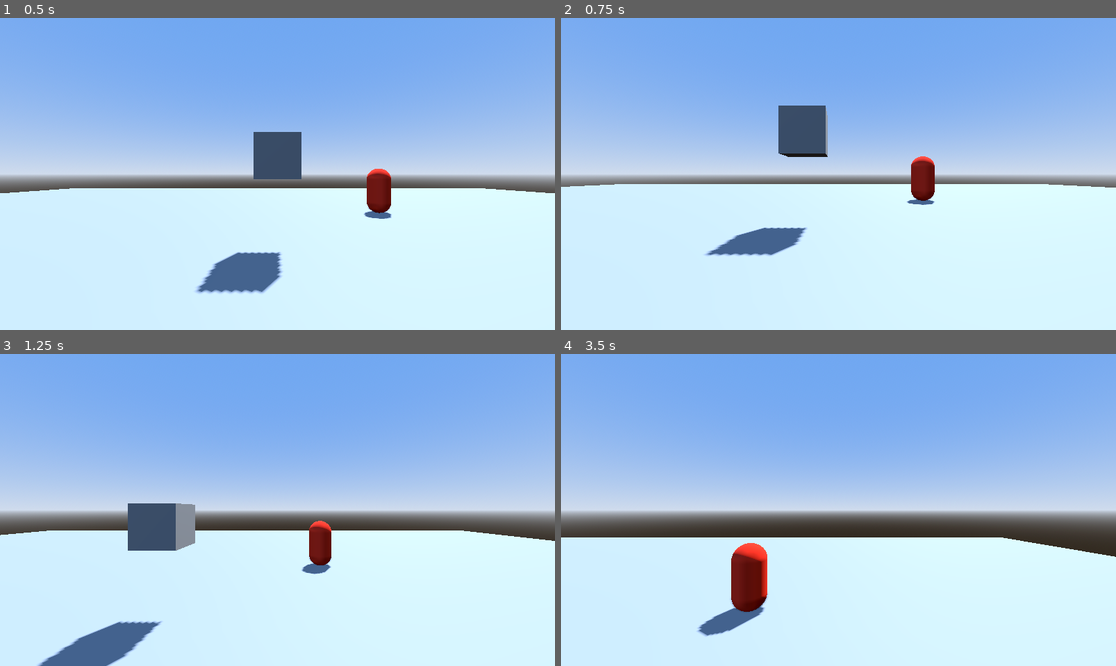
Above: before the commit, frames 1-4 (two rows, left to right).
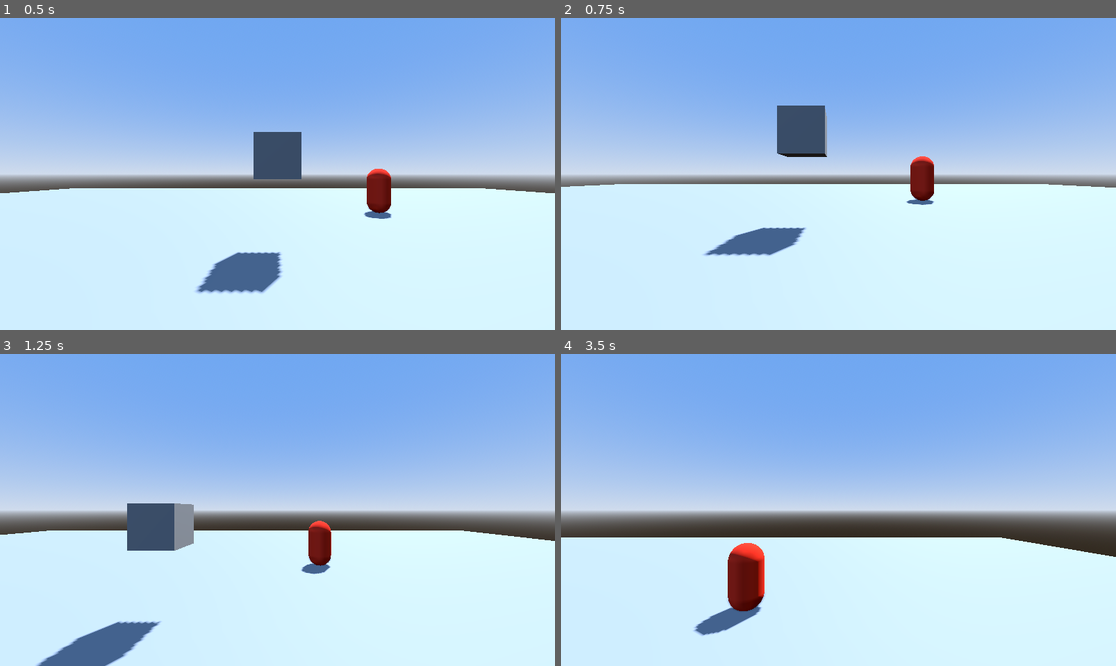
Above: after the commit, the same moments.

Repository: SlipperyMarker/UndeadsAwaitFirstExperiment
Game: Godot game, scene res://Scene/TestingGround.tscn
Two runs of this game, one before a commit and one after it. Both use one fixed random seed, a clock stepped at 60 frames per second and the inputs below.
Inputs (mouse positions are in pixels of both pictures, inside the frame that each line leads up to):
- Up to frame 1 (0.5 s): no input
- Up to frame 2 (0.75 s): tap Enter at 0.5 s; move the mouse to (960, 158) at 0.52 s; hold D (MoveRight) from 0.53 s (still down); tap Ctrl (Crouch) at 0.6 s
- Up to frame 3 (1.25 s): keep holding D (MoveRight); tap Space (Jump) at 0.77 s
- Up to frame 4 (3.5 s): move the mouse to (727, 525) at 1.27 s; release D (MoveRight) at 1.28 s; hold Escape (Back) 1.28-2.03 s; tap Ctrl (Crouch) at 1.35, 2.3, 3.05 s; tap Space (Jump) at 1.52, 3.02 s; move the mouse to (894, 441) at 2.02 s; hold D (MoveRight) 2.03-2.78 s; hold Shift (MoveFast) 2.03-2.78 s; move the mouse to (810, 572) at 2.77 s; hold W (MoveForward) from 2.78 s (still down); click (810, 572) at 2.85 s

Frame 1 is identical in both runs. In frame 2, 0.2% of the frame differs, in the area x 25-93%, y 28-76%; in frame 3, 0.3%; in frame 4, 0.6%, in the area x 23-100%, y 58-91%.

Commit message:
Fix - Code 4.5.1 - Crouching - Relocation
the crouching mechanism was unreliable and would not work at times, pretty fucking weird. it would get the inputs, go inside the if statement but ignore what's told to be done? maybe it would skip the booleanVariable =! booleanVariable but i dont think thats it.

i will have to look into it later.

Diff:
--- a/Code/PlayerBrain.gd
+++ b/Code/PlayerBrain.gd
@@ -42,6 +42,9 @@
 	_PlayerMovement.GravityHandler(delta)
 	#relocated "move_and_slide()" to this script after asking deepseek about the movement code and if the class it extends …(215 unchanged characters)…
 	move_and_slide()
+	#relocated the crouch mechanism from a per-input method to a per-frame method following the temorary crouching fix
+	_PlayerMovement.HeightHandler()
+	_PlayerMovementLook.HeightHandler()
 
 func _physics_process(delta: float) -> void:
 	#Camera Movement (its a little bit bad, there's a "Rubber band" effect when you drag your mouse too hard / fast and hit the vertical degree limit: it overshoots then corrects its self its kinda annoying.)
@@ -49,14 +52,14 @@
 
 #-----Per-Input Call-----#
 
-func _unhandled_input(event: InputEvent) -> void:
+func _input(event: InputEvent) -> void:
 	#Automated InputHandlers
 	_PlayerMovementLook.MousePointerHandler(event)
 	_PlayerMovementLook.InputHandlerMouse(event)
 	_PlayerMovement.SprintHandler(event)
 	_PlayerMovement.JumpHandler(event)
-	_PlayerMovement.HeightHandler(event,Standing)
-	_PlayerMovementLook.HeightHandler(event,Standing)
+	#_PlayerMovement.HeightHandler(event,Standing)
+	#_PlayerMovementLook.HeightHandler(event,Standing)
 	#temporary bandaid fixes
 	if Input.is_action_just_pressed("Crouch"):
 		Standing=!Standing
--- a/Code/PlayerMovement.gd
+++ b/Code/PlayerMovement.gd
@@ -18,6 +18,9 @@
 #Normal
 var Sprinting:=false
 var Crouching:=false
+var stand:=true
+"""debug
+var i:=0;var o:=0"""
 
 #-----Getter Function-----#
 #sourced from PlayerBrain
@@ -46,7 +49,6 @@
 	else:
 		_Player.velocity.x=lerp(_Player.velocity.x,_Direction.x*_Speed,Delta*_Velocity)
 		_Player.velocity.z=lerp(_Player.velocity.z,_Direction.z*_Speed,Delta*_Velocity)
-
 	#Will call move_and_slide inside the PlayerBrain script.
 	#_Player.move_and_slide() #didnt add it first, the character wouldn't move. added it in: problem solved.
 
@@ -60,22 +62,54 @@
 	if Input.is_action_just_pressed("Jump") and _Player.is_on_floor():
 		_Player.velocity.y=_JumpVelocity
 
-func HeightHandler(event:InputEvent,Standing:bool)->void:
-	#i first settled for a single collider solution about crouching (changing the height) but it would fail because of how jolt physics handles collider sizes. switched over to a 2 collider solution.
-	#i would only use hide and show methods but it wouldn't work: a little google search revealed to me that hide/show does not affect the collider's functionality and instead toggling the "disabled" option within the collider's properties does.
-	if Input.is_action_just_pressed("Crouch"):
-		if Standing==true:
-			#added a variable to use if needed (used in speed multiplier)
-			Crouching=!Crouching
-			_ColliderStanding.hide();_ColliderStanding.disabled=true
-			_ColliderCrouch.show();_ColliderCrouch.disabled=false
-		else:
-			Crouching=!Crouching
-			_ColliderStanding.show();_ColliderStanding.disabled=false
-			_ColliderCrouch.hide();_ColliderCrouch.disabled=true
-
 func SprintHandler(event:InputEvent)->void:
 	if Input.is_action_pressed("MoveFast"):
 		Sprinting=true
 	if Input.is_action_just_released("MoveFast"):
 		Sprinting=false
+
+func HeightHandler()->void:
+	#Temporary Crouch Fix
+	if Input.is_action_just_pressed("Crouch"):
+	#	i+=1
+	#	print("input received: Crouch from PlayerMovement",i)
+		if stand==true:
+			#added a variable to use if needed (used in speed multiplier)
+			stand=false
+			Crouching=true
+			_ColliderStanding.hide();_ColliderStanding.disabled=true
+			_ColliderCrouch.show();_ColliderCrouch.disabled=false
+	#		o+=1
+	#		print("Crouched from Movement","|",_ColliderCrouch.disabled,"|",o)
+		else:
+			stand=true
+			Crouching=false
+			_ColliderStanding.show();_ColliderStanding.disabled=false
+			_ColliderCrouch.hide();_ColliderCrouch.disabled=true
+	#		o+=1
+	#		print("Stood Up from Movement","|",_ColliderCrouch.disabled,"|",o)
+#func HeightHandler(event:InputEvent,Standing:bool)->void:
+	#i first settled for a single collider solution about crouching (changing the height) but it would fail because of how jolt physics handles collider sizes. switched over to a 2 collider solution.
+	#i would only use hide and show methods but it wouldn't work: a little google search revealed to me that hide/show does not affect the collider's functionality and instead toggling the "disabled" option within the collider's properties does.
+	pass
+	#idk why but methods that get run on _unhandled_input() or _input() methods just give up on doing what's written inside. receives the input but doesnt do shit what the fuck.
+	""" old Crouching method (would work 3 out of 10 times if walking sideways and 7 out of 10 times when walking back and forward)
+	if Input.is_action_just_pressed("Crouch"):
+		i+=1
+		print("input received: Crouch from PlayerMovement",i)
+		if stand==true:
+			#added a variable to use if needed (used in speed multiplier)
+			stand=false
+			Crouching=true
+			_ColliderStanding.hide();_ColliderStanding.disabled=true
+			_ColliderCrouch.show();_ColliderCrouch.disabled=false
+			o+=1
+			print("Crouched from Movement","|",_ColliderCrouch.disabled,"|",o)
+		else:
+			stand=true
+			Crouching=false
+			_ColliderStanding.show();_ColliderStanding.disabled=false
+			_ColliderCrouch.hide();_ColliderCrouch.disabled=true
+			o+=1
+			print("Stood Up from Movement","|",_ColliderCrouch.disabled,"|",o)
+"""
--- a/Code/PlayerMovementLook.gd
+++ b/Code/PlayerMovementLook.gd
@@ -14,6 +14,9 @@
 var Rotator:Vector3
 var RotatorHead:Vector3
 var RotatorBody:Vector3
+var stand:=true
+"""debug
+var i:=0;var o:=0"""
 
 
 #-----Getter Function-----#
@@ -37,15 +40,42 @@
 	_Player.basis=Basis.from_euler(RotatorBody)
 	BodyRotate=0 ; HeadRotate=0
 
-func HeightHandler(event:InputEvent,Standing:bool)->void:
-	if Input.is_action_just_pressed("Crouch"):
-		if Standing==true:
-			_Camera.position.y=0.2
-		else :
-			_Camera.position.y=0.7
 
 func MousePointerHandler(event:InputEvent)->void:
 	if Input.mouse_mode==Input.MOUSE_MODE_CAPTURED and event.is_action_pressed("Back"):
 		Input.mouse_mode=Input.MOUSE_MODE_VISIBLE
 	elif Input.mouse_mode==Input.MOUSE_MODE_VISIBLE and event.is_action_pressed("Select"):
 		Input.mouse_mode=Input.MOUSE_MODE_CAPTURED
+
+func HeightHandler()->void:
+	#Temporary Crouch Fix
+	if Input.is_action_just_pressed("Crouch"):
+#		i+=1
+#		print("input received: Crouch from MouseMovement",i)
+		if stand==true:
+			stand=false
+			_Camera.position.y=0.2
+#			o+=1
+#			print("crouched from camera","|",_Camera.position.y,"|",o)
+		else :
+			stand=true
+			_Camera.position.y=0.7
+#			o+=1
+#			print("stood up from camera","|",_Camera.position.y,"|",o)
+	#explained in PlayerMovement.gd
+	"""old crouching method (explained in PlayerMovement.gd)
+#func HeightHandler(event:InputEvent,Standing:bool)->void:
+	if Input.is_action_just_pressed("Crouch"):
+		i+=1
+		print("input received: Crouch from MouseMovement",i)
+		if stand==true:
+			stand=false
+			_Camera.position.y=0.2
+			o+=1
+			print("crouched from camera","|",_Camera.position.y,"|",o)
+		else :
+			stand=true
+			_Camera.position.y=0.7
+			o+=1
+			print("stood up from camera","|",_Camera.position.y,"|",o)
+"""
